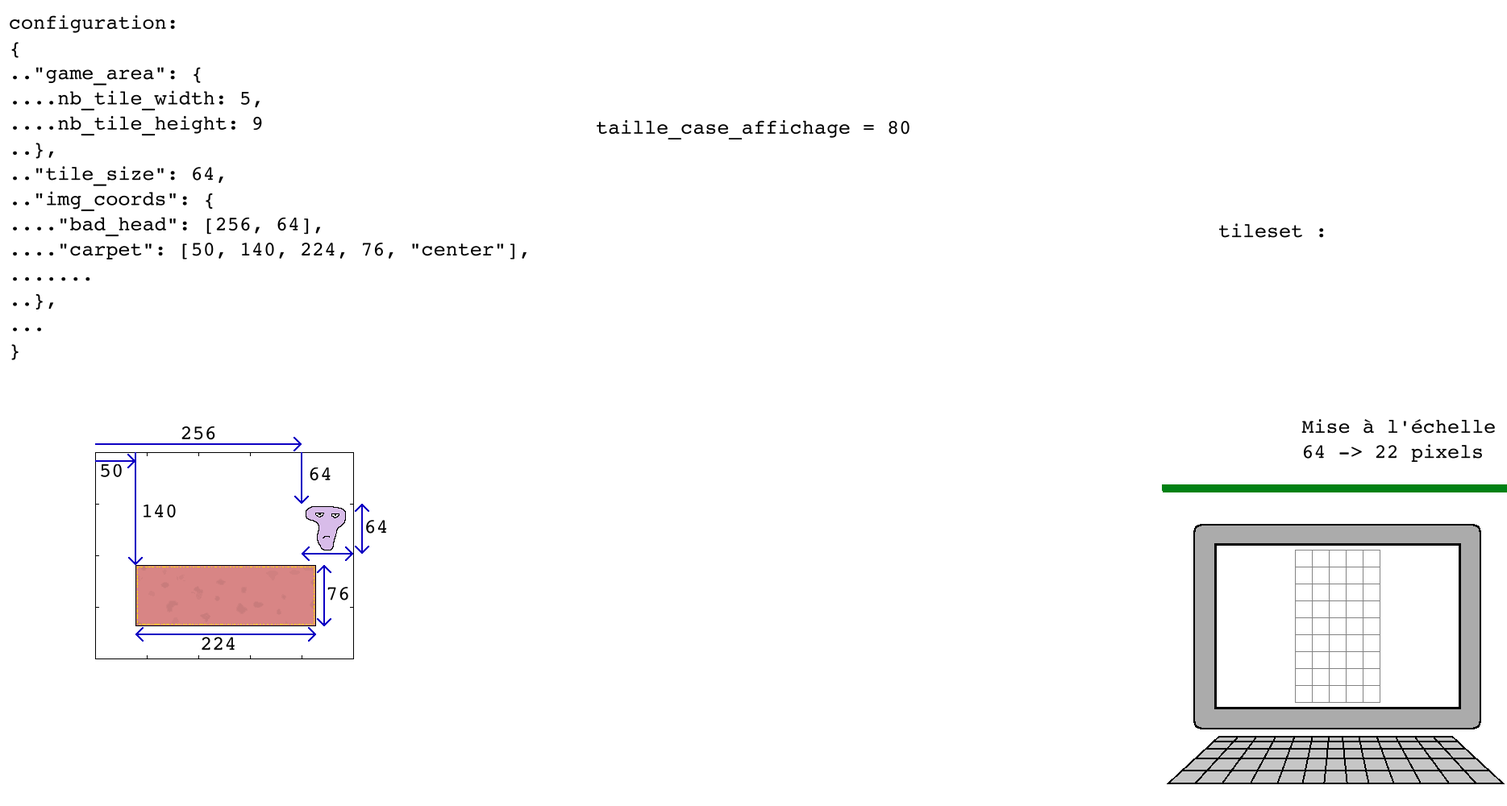
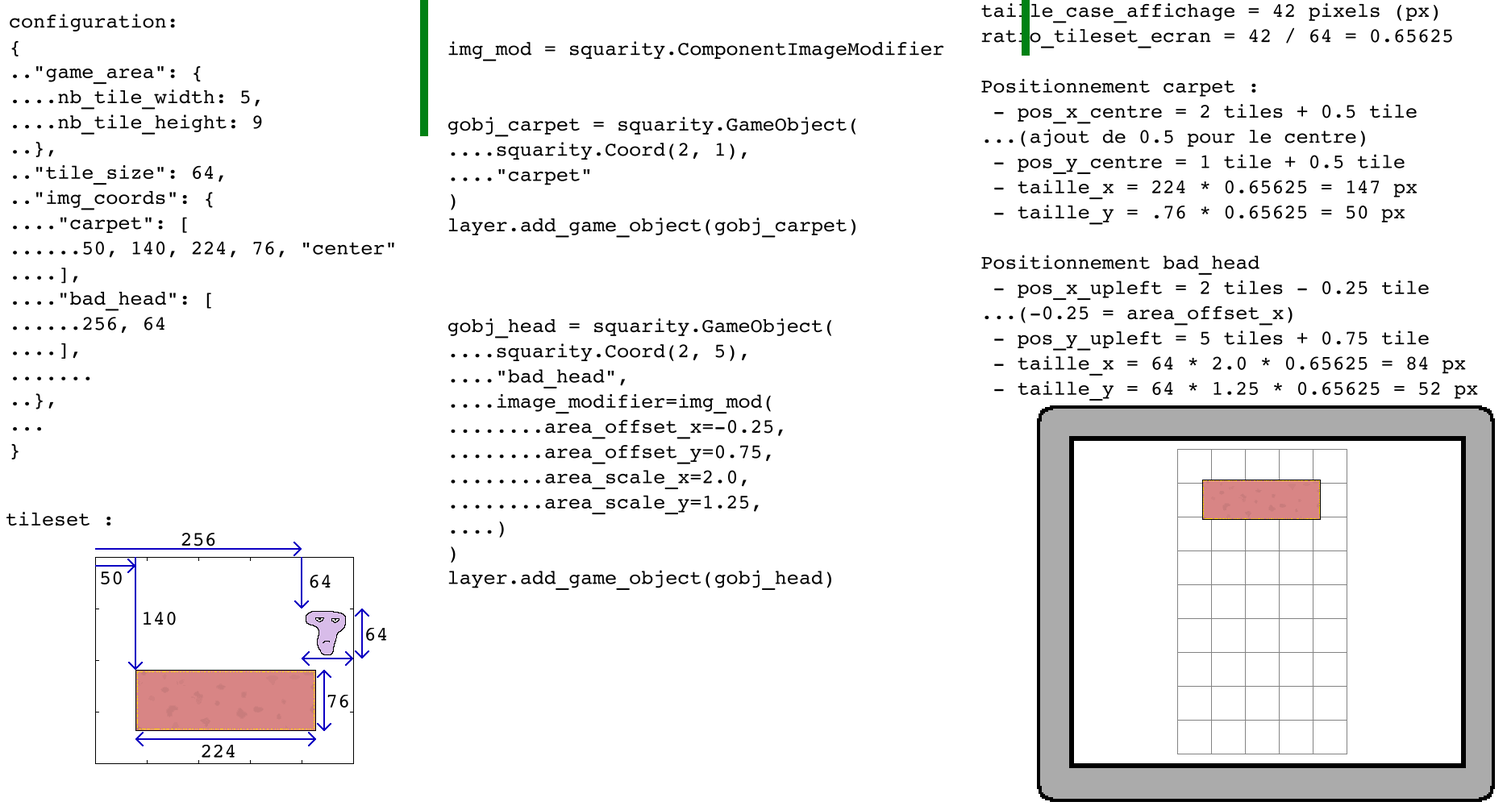
Layered file, before and after one edit (1507×806). Changes by layer:
added layer "Calque de dessin 4" above "Calque vectoriel 1" over [420, 0, 1033, 155]
painted on "Calque de dessin 3" over [51, 361, 1342, 803]
painted on "Calque de dessin 1" over [5, 154, 1507, 803]
